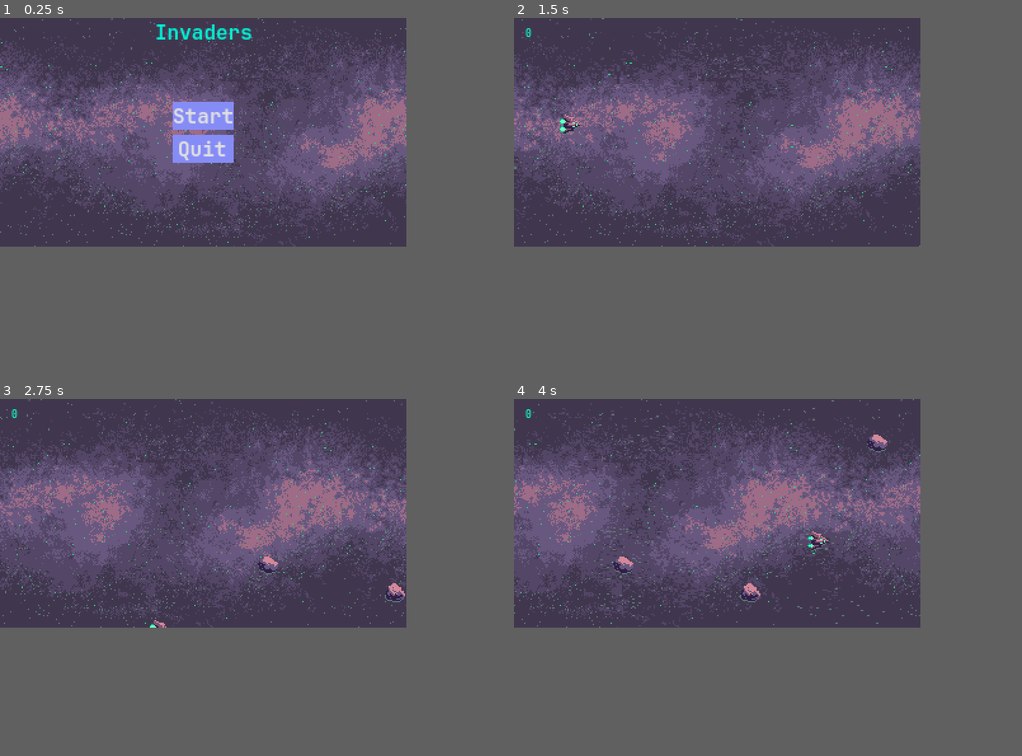
Above: before the commit, frames 1-4 (two rows, left to right).
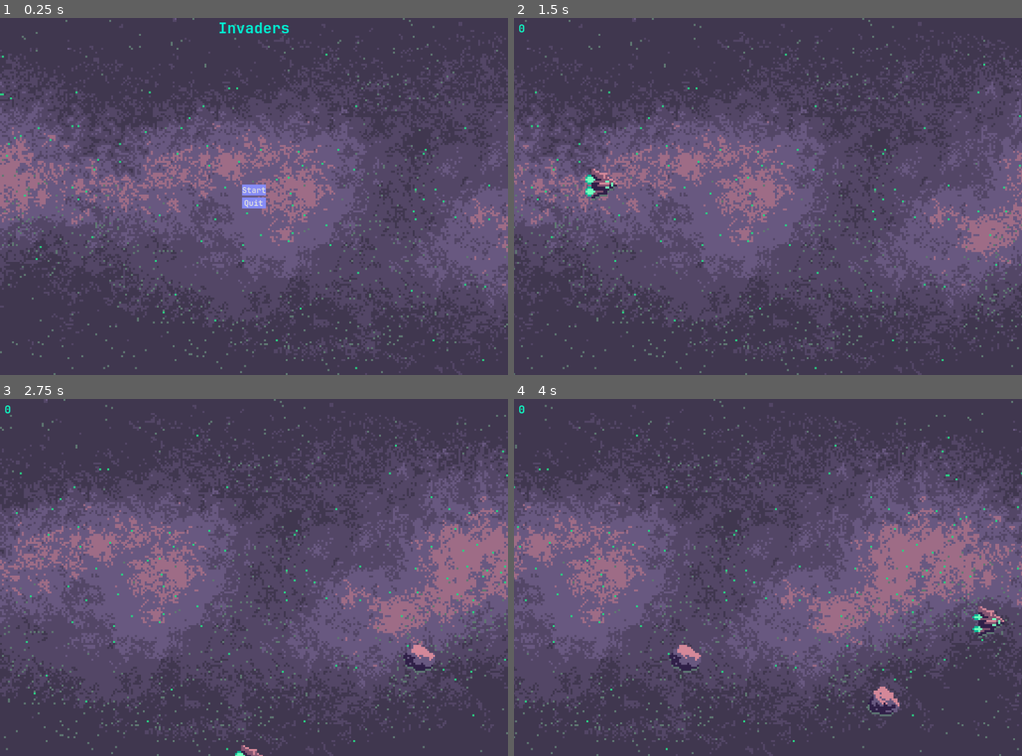
Above: after the commit, the same moments.

Repository: IamMuuo/asteroids
Game: Godot game, scene res://menus/mainmenu.tscn
The game is run twice, just before and just after one commit, with the same random seed, the same clock (stepped at 60 frames per second) and the same inputs.
Inputs:
- Up to frame 1 (0.25 s): no input
- Up to frame 2 (1.5 s): click "Start" at 0.5 s; hold Right from 1.28 s (still down)
- Up to frame 3 (2.75 s): tap Space at 1.52, 2.27 s; release Right at 2.03 s; hold Down from 2.03 s (still down)
- Up to frame 4 (4 s): release Down at 2.78 s; hold Right 2.78-3.53 s; hold Up from 3.53 s (still down); tap Space at 3.77 s
In our replay, the window is 640x360 before the commit and 800x562 after it. These sizes can differ from the game's own. Grey fills any space a smaller window leaves; there, only what the larger window draws over its background counts as a difference.

The runs differ from the first frame. In frame 1, 31% of the frame differs, in the area x 0-100%, y 0-100%; in frame 2, 32%; in frame 3, 36%; in frame 4, 36%.

Commit message:
feat: better pixel rendering

Diff:
--- a/menus/mainmenu.tscn
+++ b/menus/mainmenu.tscn
@@ -8,6 +8,7 @@
 script = ExtResource("1_xp3o2")
 
 [node name="background" type="Sprite2D" parent="."]
+scale = Vector2(4, 4)
 texture = ExtResource("1_dwqv5")
 centered = false
 metadata/_edit_lock_ = true
@@ -25,6 +26,7 @@
 text = "Invaders"
 
 [node name="buttons" type="VBoxContainer" parent="."]
+texture_filter = 1
 anchors_preset = 8
 anchor_left = 0.5
 anchor_top = 0.5
--- a/project.godot
+++ b/project.godot
@@ -18,10 +18,12 @@
 
 [display]
 
-window/size/viewport_width=320
-window/size/viewport_height=180
-window/size/window_width_override=1280
-window/size/window_height_override=720
+window/size/viewport_width=1024
+window/size/viewport_height=720
+window/size/mode=4
+window/size/borderless=true
+window/size/window_width_override=1024
+window/size/window_height_override=729
 window/stretch/mode="viewport"
 
 [gui]
--- a/scenes/stage.tscn
+++ b/scenes/stage.tscn
@@ -1,10 +1,11 @@
-[gd_scene load_steps=10 format=3 uid="uid://doper7tfjgggf"]
+[gd_scene load_steps=11 format=3 uid="uid://doper7tfjgggf"]
 
 [ext_resource type="Texture2D" uid="uid://ufynvgcr1iaa" path="res://sprites/background.png" id="1_83ldw"]
 [ext_resource type="Script" path="res://scripts/stage.gd" id="1_mgmwv"]
 [ext_resource type="PackedScene" uid="uid://7f16ut20711u" path="res://scenes/player.tscn" id="2_rrlbo"]
 [ext_resource type="Script" path="res://scripts/background.gd" id="3_5h3u5"]
 [ext_resource type="FontFile" uid="uid://bikgcs0l0w2y1" path="res://fonts/font.ttf" id="3_x0u2i"]
+[ext_resource type="Theme" uid="uid://bcl33uyuyii5s" path="res://themes/main_menu.tres" id="6_h0y3c"]
 
 [sub_resource type="StyleBoxEmpty" id="StyleBoxEmpty_dypdl"]
 
@@ -17,7 +18,7 @@
 Label/constants/shadow_offset_x = 1
 Label/constants/shadow_offset_y = 1
 Label/constants/shadow_outline_size = 1
-Label/font_sizes/font_size = 8
+Label/font_sizes/font_size = 22
 Label/fonts/font = ExtResource("3_x0u2i")
 Label/styles/normal = SubResource("StyleBoxEmpty_dypdl")
 
@@ -30,6 +31,7 @@
 Button/styles/normal = SubResource("StyleBoxFlat_dho3k")
 
 [node name="stage" type="Node2D"]
+scale = Vector2(4, 4)
 script = ExtResource("1_mgmwv")
 
 [node name="spawn_timer" type="Timer" parent="."]
@@ -56,16 +58,45 @@
 "
 uppercase = true
 
-[node name="retry" type="Label" parent="ui"]
+[node name="retry" type="CanvasLayer" parent="ui"]
 visible = false
-offset_left = 72.0
-offset_top = 73.0
-offset_right = 112.0
-offset_bottom = 98.0
-theme = SubResource("Theme_8nn82")
-text = "Game OVER
-HIT <Enter> to retry"
-horizontal_alignment = 1
+
+[node name="msg" type="Label" parent="ui/retry"]
+anchors_preset = 7
+anchor_left = 0.5
+anchor_top = 1.0
+anchor_right = 0.5
+anchor_bottom = 1.0
+offset_left = -93.0
+offset_top = -26.0
+offset_right = 93.0
+grow_horizontal = 2
+grow_vertical = 0
+theme = ExtResource("6_h0y3c")
+text = "Earth needs more heros"
+
+[node name="container" type="VBoxContainer" parent="ui/retry"]
+anchors_preset = 8
+anchor_left = 0.5
+anchor_top = 0.5
+anchor_right = 0.5
+anchor_bottom = 0.5
+offset_left = -20.0
+offset_top = -20.0
+offset_right = 20.0
+offset_bottom = 20.0
+grow_horizontal = 2
+grow_vertical = 2
+theme = ExtResource("6_h0y3c")
+
+[node name="retry" type="Button" parent="ui/retry/container"]
+layout_mode = 2
+text = "Retry"
+
+[node name="quit" type="Button" parent="ui/retry/container"]
+layout_mode = 2
+text = "Quit
+"
 
 [node name="pause_menu" type="CanvasLayer" parent="."]
 process_mode = 2
@@ -110,5 +141,18 @@
 offset_bottom = 32.0
 text = "Resume"
 
+[node name="pauseMsg" type="Label" parent="pause_menu"]
+anchors_preset = 5
+anchor_left = 0.5
+anchor_right = 0.5
+offset_left = -20.0
+offset_right = 20.0
+offset_bottom = 23.0
+grow_horizontal = 2
+theme = ExtResource("6_h0y3c")
+text = "Game Paused"
+
+[connection signal="pressed" from="ui/retry/container/retry" to="." method="_on_retry_pressed"]
+[connection signal="pressed" from="ui/retry/container/quit" to="." method="_on_quit_pressed"]
 [connection signal="pressed" from="pause_menu/CenterContainer/quit" to="." method="_on_quit_pressed"]
 [connection signal="pressed" from="pause_menu/CenterContainer/resume" to="." method="_on_resume_pressed"]
--- a/scripts/stage.gd
+++ b/scripts/stage.gd
@@ -4,6 +4,7 @@
 const SCREEN_WIDTH = 320
 const SCREEN_HEIGHT = 180
 var score = 0
+var pause_message = "Game paused"
 
 var restart = false
 # Called when the node enters the scene tree for the first time.
@@ -40,6 +41,7 @@
 	get_node("ui/retry").visible = true
 
 
+
 func _on_quit_pressed():
 	get_tree().quit()
 
@@ -47,3 +49,7 @@
 func _on_resume_pressed():
 	get_node("pause_menu").visible = false
 	get_tree().paused = false
+
+
+func _on_retry_pressed():
+	get_tree().change_scene_to_file("res://scenes/stage.tscn")
--- a/themes/main_menu.tres
+++ b/themes/main_menu.tres
@@ -15,4 +15,5 @@
 Button/styles/normal = SubResource("StyleBoxFlat_38tt3")
 Button/styles/pressed = SubResource("StyleBoxFlat_03dco")
 Label/colors/font_color = Color(0, 0.937255, 0.827451, 1)
+Label/font_sizes/font_size = 30
 Label/fonts/font = ExtResource("1_j8ovn")
Not shown, changed: export_presets.cfg
